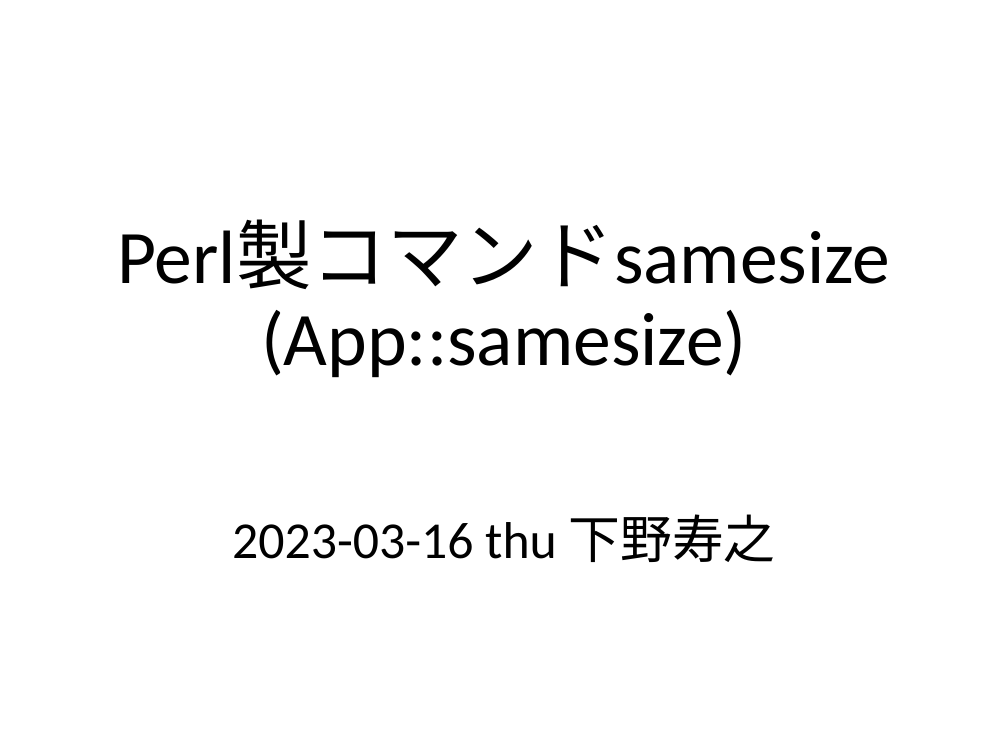
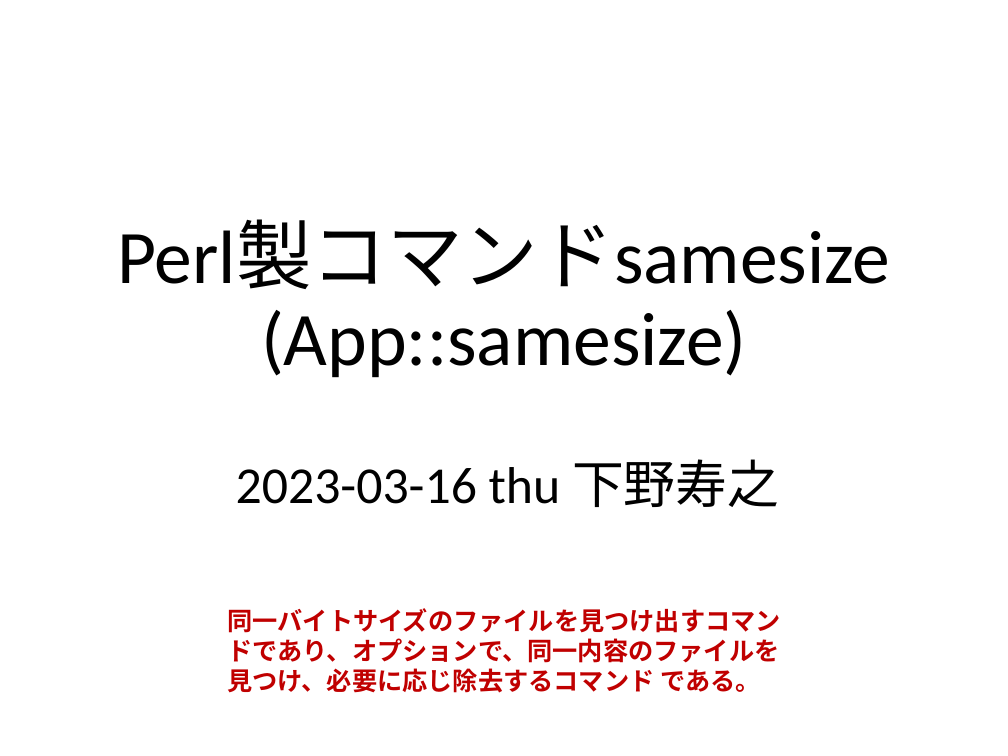
Before and after one commit to tulamili/App-samesize, a slide deck: slide 1 of description.pptx. Drawn at 1008x756 pixels with LibreOffice and Linux fonts; fonts in the diff are those of the drawing. Boxes give left, top, right and bottom in pixels: in the first picture for what was removed or moved away, otherwise in the second. Text is boxed around its words. In the diff, an @@ line names an element or a change of style, - is before the commit and + after.

Commit message:
description.{pptx,pdf} 最初のページに1文追加。

```diff
--- a/description.pptx
+++ b/description.pptx
@@ subtitle "2023-03-16 thu 下野寿之" moved from (x1=232, y1=514, x2=776, y2=562) to (x1=236, y1=459, x2=779, y2=507) @@
@@ text added at (x1=227, y1=608, x2=781, y2=693), 18 pt, text #C00000, bold @@
+同一バイトサイズのファイルを見つけ出すコマンドであり、オプションで、同一内容のファイルを見つけ、必要に応じ除去するコマンド である。
```
Also in this commit, not shown: 1 other file.
